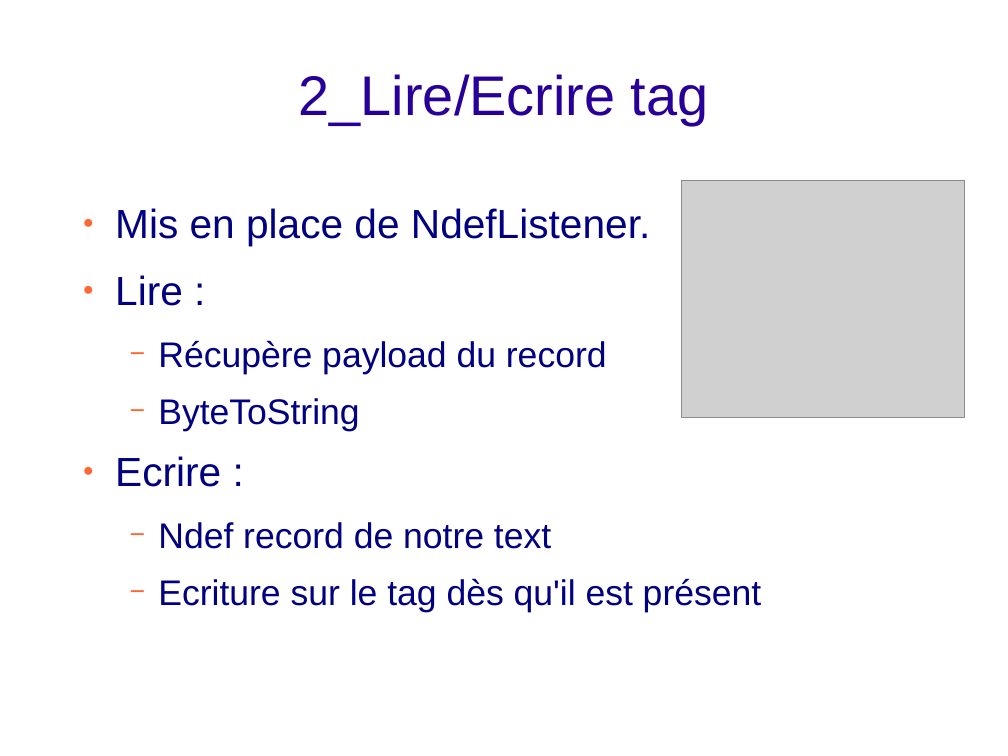
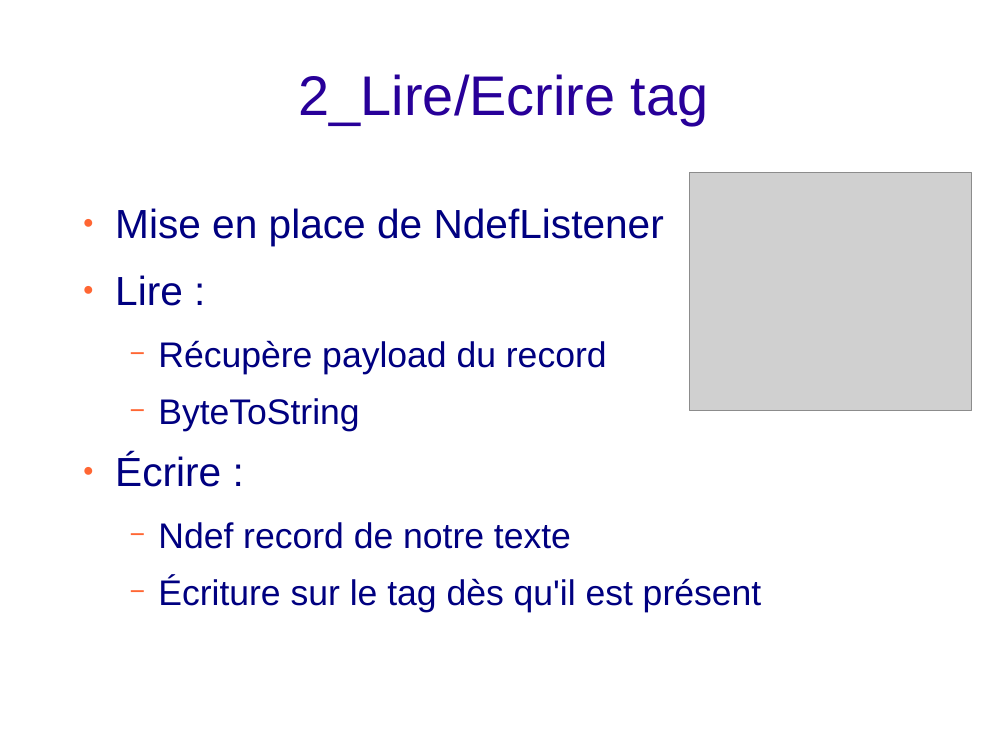
Before and after one commit to bigoud/e-cave, a slide deck: slide 9 of Presentation.odp. Drawn at 1008x756 pixels with LibreOffice and Linux fonts; fonts in the diff are those of the drawing; grey boxes stand for pictures; background and template pictures are left out. Boxes give left, top, right and bottom in pixels: in the first picture for what was removed or moved away, otherwise in the second. Text is boxed around its words. In the diff, an @@ line names an element or a change of style, - is before the commit and + after.

```diff
--- a/Presentation.odp
+++ b/Presentation.odp
@@ picture: place and size @@
-picture at [682, 180, 965, 418]
+picture at [690, 173, 972, 411]
@@ text at [115, 208, 664, 246]: text changed @@
-● Mis en place de NdefListener.
+● Mise en place de NdefListener
@@ text at [115, 454, 761, 612]: text changed @@
-● Ecrire :
-  − Ndef record de notre text
-  − Ecriture sur le tag dès qu'il est présent
+● Écrire :
+  − Ndef record de notre texte
+  − Écriture sur le tag dès qu'il est présent
```
Also in this commit, not shown: 11 other slides changed, 2 other files.
